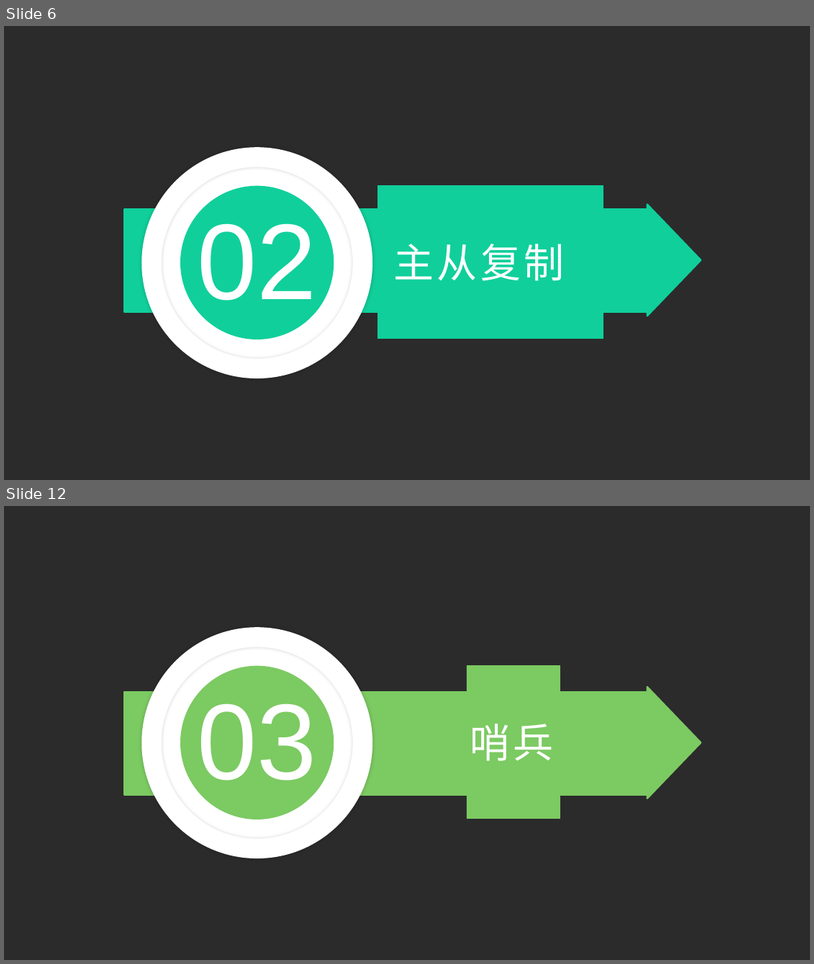
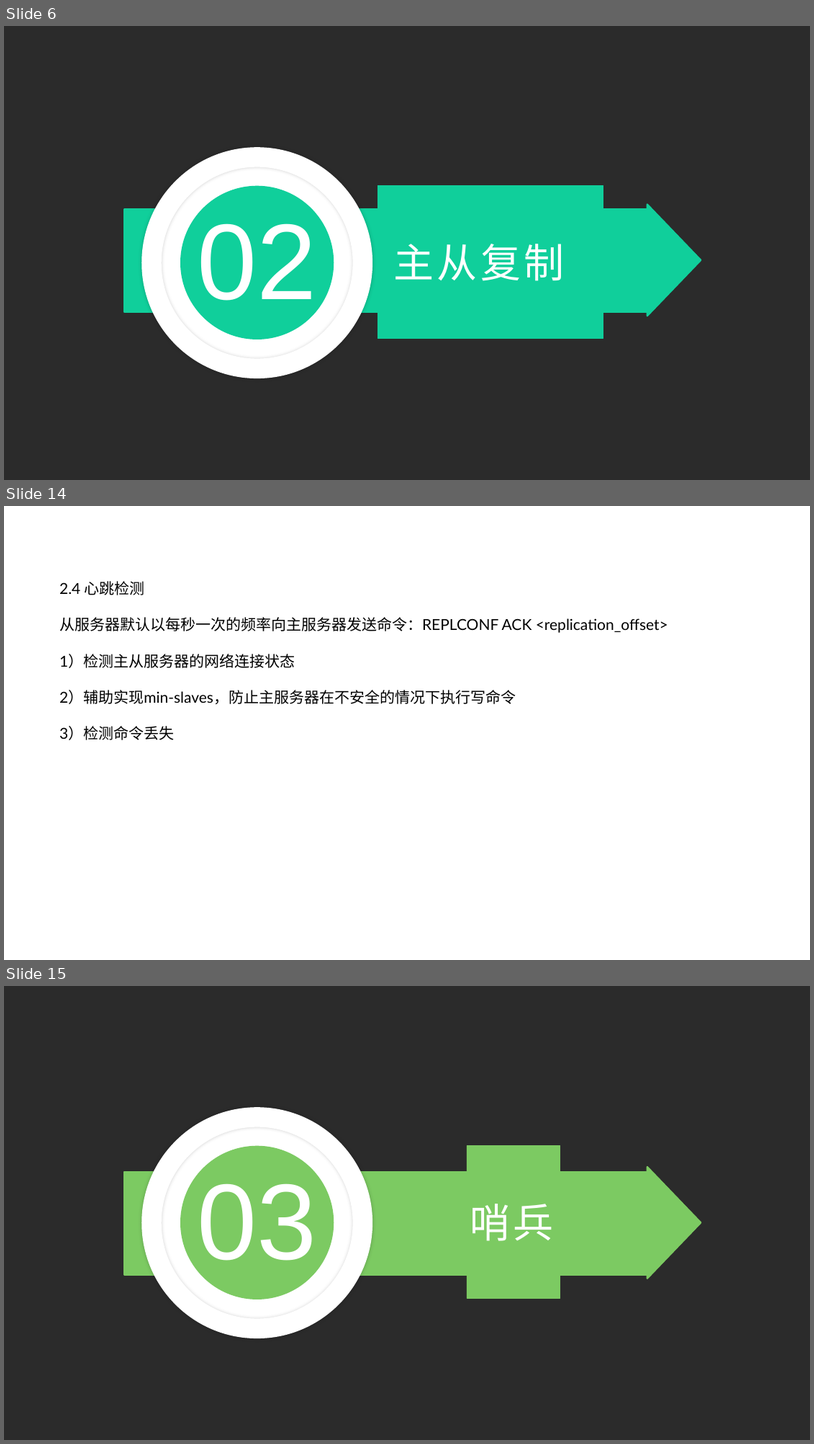
Before and after one commit to zhaozhiqiang8090/share-data, a slide deck: ppt/redis之多机数据库实现.pptx. Shown one above the other, each under a label of ours: slides 6 and 12 before the commit, slides 6, 14 and 15 after it; the slides between them are not shown. The pictures are 814x964 and 814x1444 pixels, drawn with LibreOffice and Linux fonts; fonts in the diff are those of the drawing; background and template pictures are left out; a plain dark background stands for a picture behind light text. Boxes give left, top, right and bottom in pixels: in the first picture for what was removed or moved away, otherwise in the second. Text is boxed around its words. In the diff, an @@ line names an element or a change of style, - is before the commit and + after.

```diff
--- a/ppt/redis之多机数据库实现.pptx
+++ b/ppt/redis之多机数据库实现.pptx
@@ slide 14 added at (x1=4, y1=506, x2=810, y2=960), background picture (left out) @@
@@ text added at (x1=59, y1=581, x2=669, y2=740), 18 pt, text #000000 @@
+2.4 心跳检测
+从服务器默认以每秒一次的频率向主服务器发送命令：REPLCONF ACK <replication_offset>
+1）检测主从服务器的网络连接状态
+2）辅助实现min-slaves，防止主服务器在不安全的情况下执行写命令
+3）检测命令丢失
@@ what was slide 12 is now slide 15 @@
```
Also in this commit, not shown: 10 slides changed, 11 other slides added, 4 slides removed, 4 other files.
